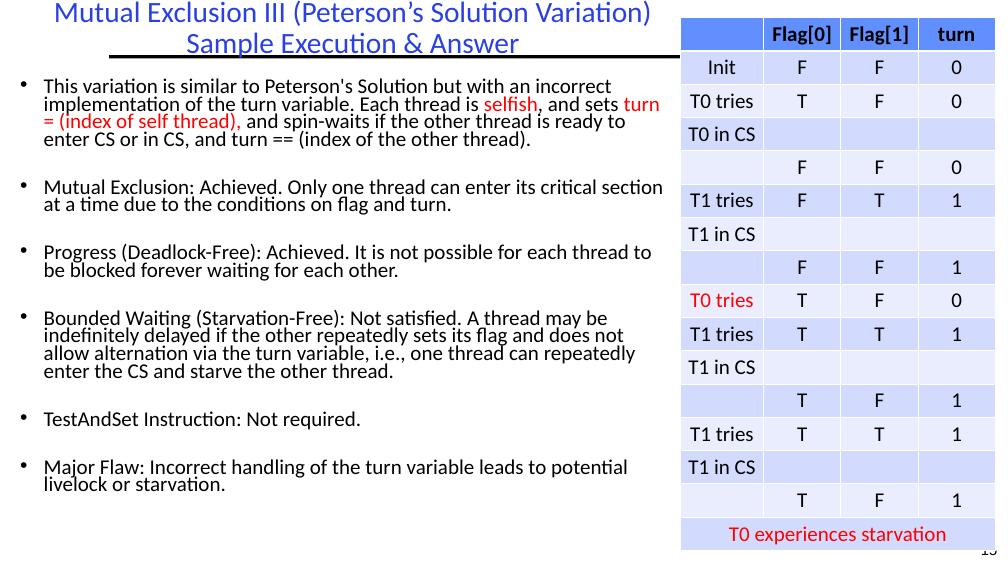
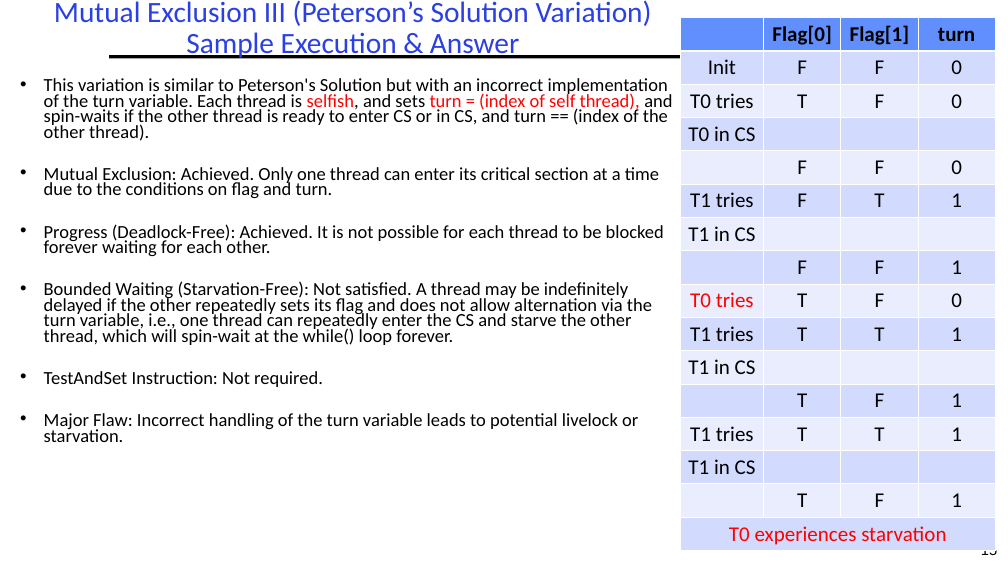
Before and after one commit to guhofstra/CSC112Fa26, a slide deck: slide 15 of PPTs/L3-Exercises ANS.pptx. Drawn at 1008x567 pixels with LibreOffice and Linux fonts; fonts in the diff are those of the drawing. Boxes give left, top, right and bottom in pixels: in the first picture for what was removed or moved away, otherwise in the second. Text is boxed around its words. In the diff, an @@ line names an element or a change of style, - is before the commit and + after.

```diff
--- a/PPTs/L3-Exercises ANS.pptx
+++ b/PPTs/L3-Exercises ANS.pptx
@@ text at (x1=44, y1=78, x2=672, y2=442): size 20 to 17.6 pt in "This variation is similar to Peterson's Solution ...", "Mutual Exclusion: Achieved. Only one thread can ...", "Progress (Deadlock-Free): Achieved. It is not possible ...", "TestAndSet Instruction: Not required." and 1 more places @@
@@ text at (x1=44, y1=281, x2=652, y2=345): text changed; size 20 to 17.6 pt @@
-• Bounded Waiting (Starvation-Free): Not satisfied. A thread may be indefinitely delayed if the other repeatedly sets its flag and does not allow alternation via the turn variable, i.e., one thread can repeatedly enter the CS and starve the other thread.
+• Bounded Waiting (Starvation-Free): Not satisfied. A thread may be indefinitely delayed if the other repeatedly sets its flag and does not allow alternation via the turn variable, i.e., one thread can repeatedly enter the CS and starve the other thread, which will spin-wait at the while() loop forever.
```
Also in this commit, not shown: 8 other slides changed, 1 slide removed, 4 other files.
